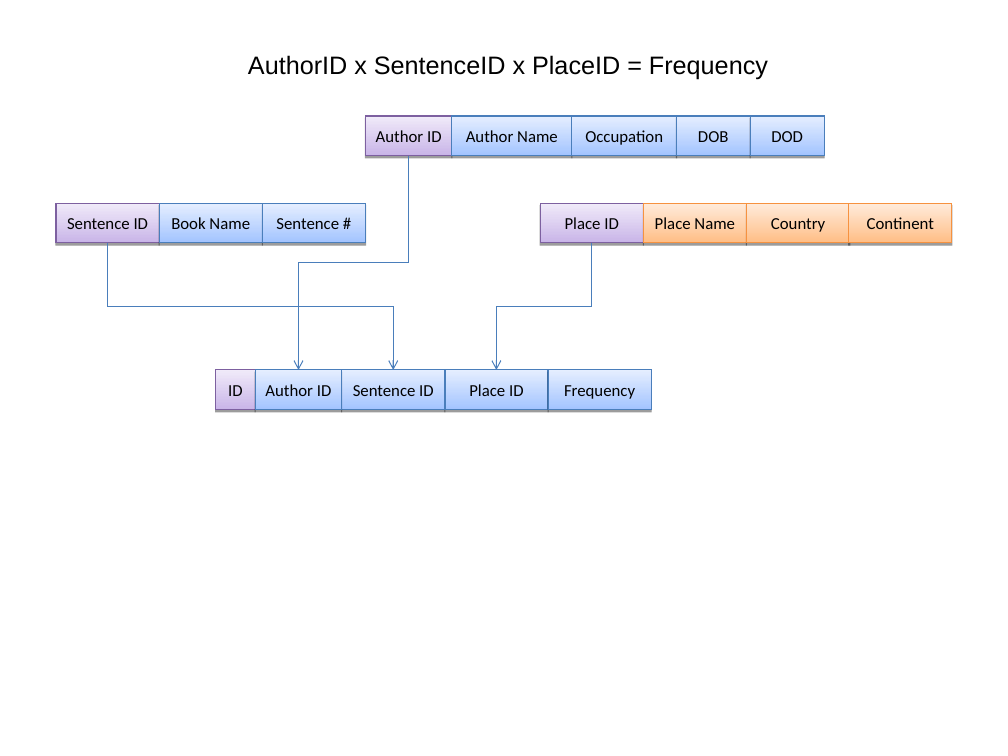
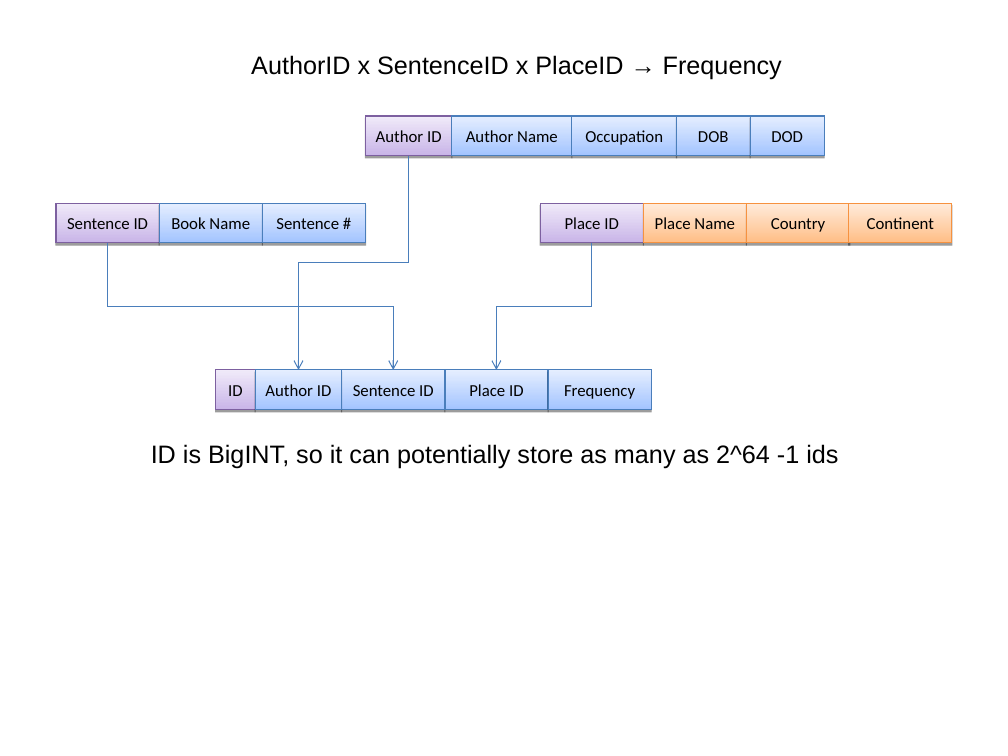
Before and after one commit to edvelezg/unb-dw, a slide deck: slide 8 of project/Presentation/Datawarehousing.ppt. Drawn at 1008x756 pixels with LibreOffice and Linux fonts; fonts in the diff are those of the drawing. Boxes give left, top, right and bottom in pixels: in the first picture for what was removed or moved away, otherwise in the second. Text is boxed around its words. In the diff, an @@ line names an element or a change of style, - is before the commit and + after.

```diff
--- a/project/Presentation/Datawarehousing.ppt
+++ b/project/Presentation/Datawarehousing.ppt
@@ text at <box>251,55,782,80</box>: text changed @@
-AuthorID x SentenceID x PlaceID = Frequency
+AuthorID x SentenceID x PlaceID → Frequency
@@ text added at <box>151,444,838,469</box>, 18 pt, text #000000 @@
+ID is BigINT, so it can potentially store as many as 2^64 -1 ids
```
Also in this commit, not shown: 5 other slides changed, 3 slides added, 1 slide removed.
